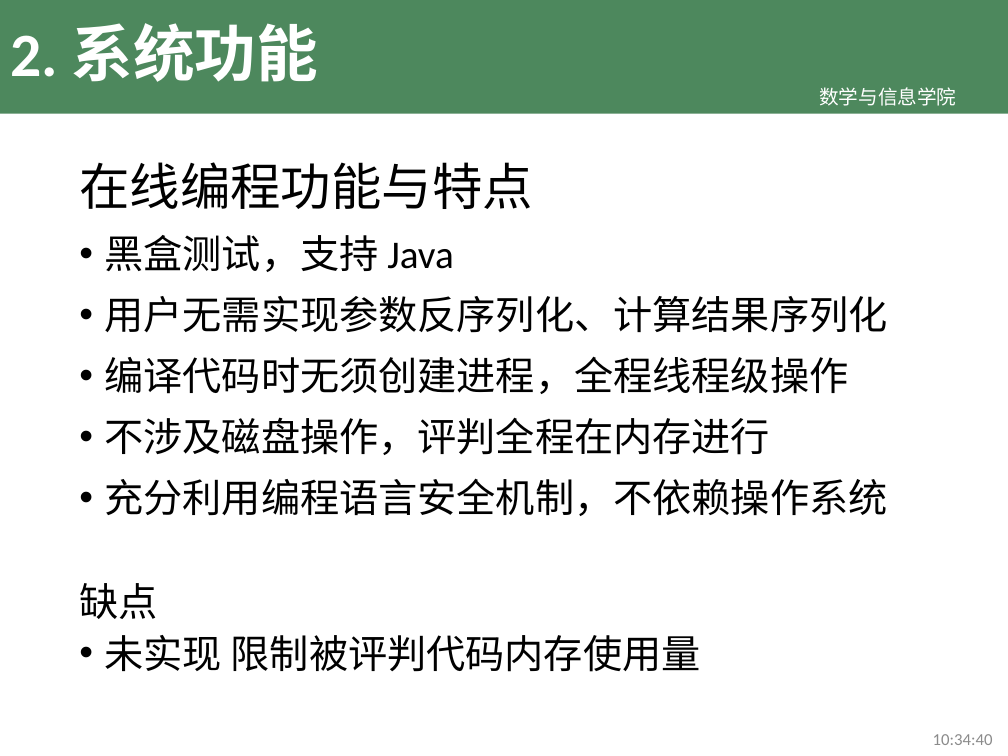
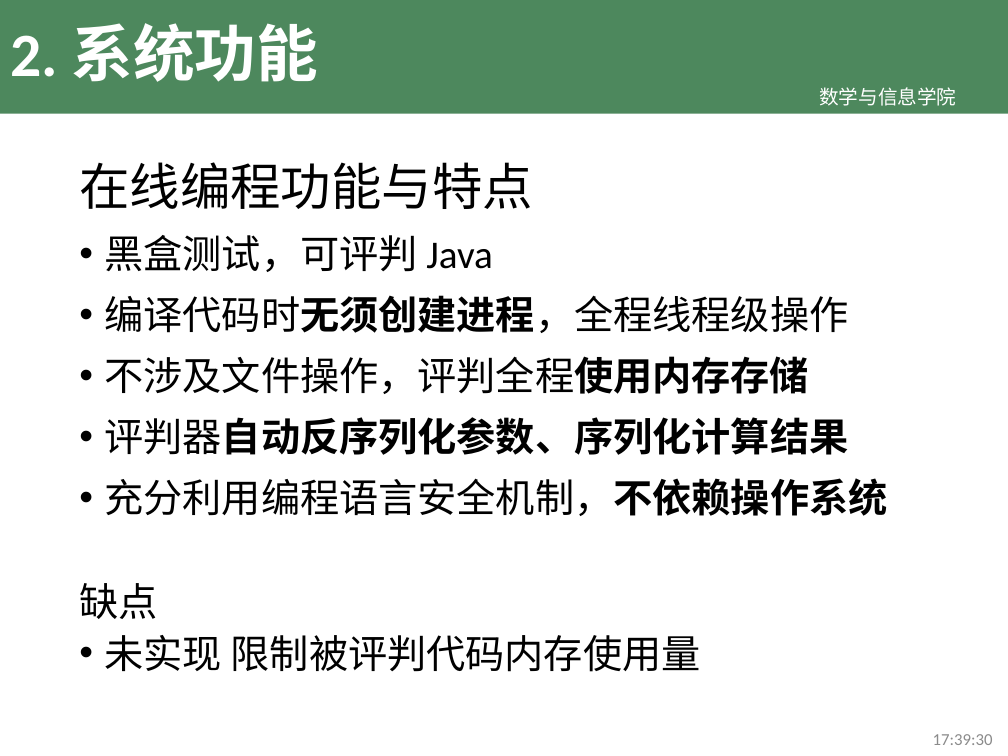
Before and after one commit to TeslaCN/graduation, a slide deck: slide 8 of 基于Scrapy框架的计算机专业学习资源网站_吴伟杰.pptx (slide 7 before the commit). Drawn at 1008x756 pixels with LibreOffice and Linux fonts; fonts in the diff are those of the drawing; background and template pictures are left out. Boxes give left, top, right and bottom in pixels: in the first picture for what was removed or moved away, otherwise in the second. Text is boxed around its words. In the diff, an @@ line names an element or a change of style, - is before the commit and + after.

Commit message:
继续编写系统功能部分；修改系统架构； 完成总结

```diff
--- a/基于Scrapy框架的计算机专业学习资源网站_吴伟杰.pptx
+++ b/基于Scrapy框架的计算机专业学习资源网站_吴伟杰.pptx
@@ text at <box>105,235,492,272</box>: text changed @@
-• 黑盒测试，支持 Java
-• 用户无需实现参数反序列化、计算结果序列化
+• 黑盒测试，可评判 Java
@@ text at <box>105,295,888,516</box>: bold on in "编译代码时无须创建进程，全程线程级操作", "充分利用编程语言安全机制，不依赖操作系统" @@
@@ text at <box>105,356,849,455</box>: text changed; bold on @@
-• 不涉及磁盘操作，评判全程在内存进行
+• 不涉及文件操作，评判全程使用内存存储
+• 评判器自动反序列化参数、序列化计算结果
@@ text at <box>933,734,993,745</box>: text changed @@
-10:34:40
+17:39:30
```
Also in this commit, not shown: 7 other slides changed, 4 slides added, 1 slide removed, 7 other files.
